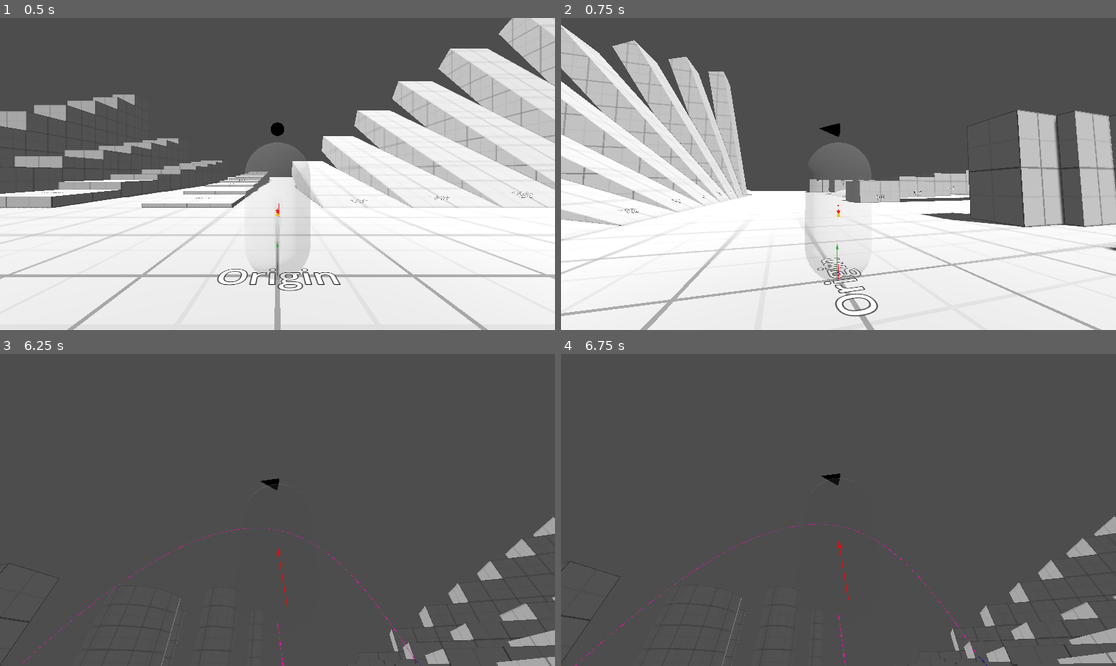
Above: before the commit, frames 1-4 (two rows, left to right).
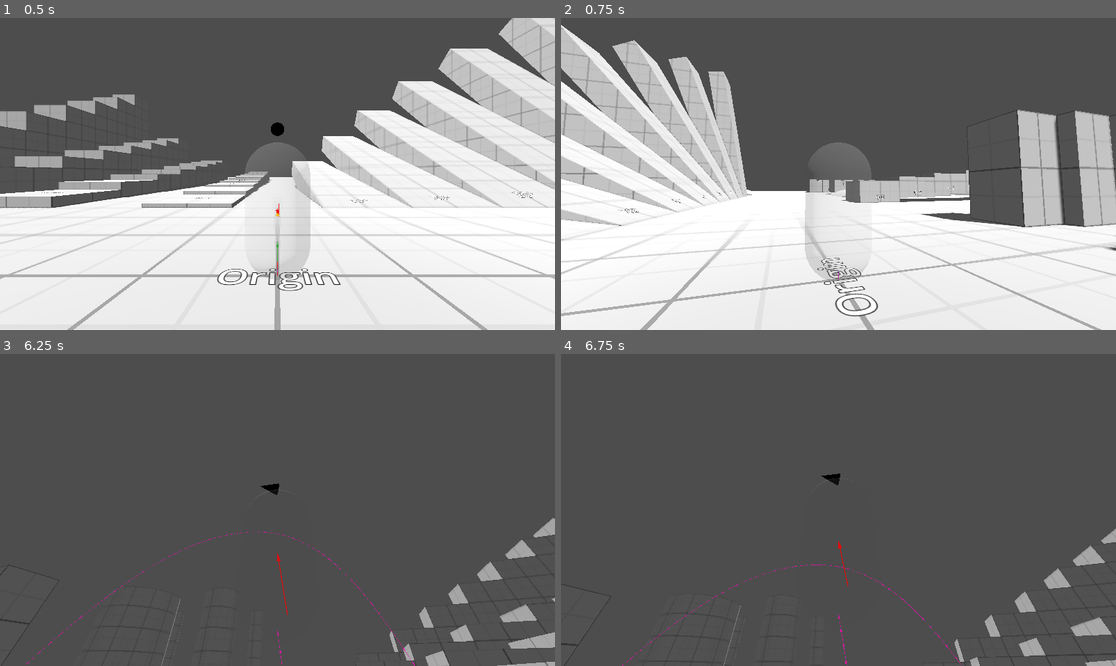
Above: after the commit, the same moments.

Repository: aylanonsense/godot-third-person
Game: Godot game, scene res://main.tscn
Same seed, same stepped clock (60 frames per second), same inputs: the game is played once before the commit and once after it.
Inputs (mouse positions are in pixels of both pictures, inside the frame that each line leads up to):
- Up to frame 1 (0.5 s): no input
- Up to frame 2 (0.75 s): tap Enter at 0.5 s; move the mouse to (866, 174) at 0.52 s; hold Q (move_camera_down) from 0.53 s (still down); tap = (frame_step) at 0.6 s
- Up to frame 3 (6.25 s): tap Space (jump) at 0.77, 1.25, 1.52, 2.75, 3.02, 3.77, 4.52, 6.02 s; move the mouse to (249, 510) at 1.27 s; release Q (move_camera_down) at 1.28 s; hold S (move_backward) 1.28-2.03 s; tap Q (move_camera_down) at 1.35 s; tap W (move_camera_forward) at 1.55 s; tap Enter at 2, 3.5 s; move the mouse to (288, 503) at 2.02 s; hold W (move_camera_forward) 2.03-2.78 s; tap A (move_camera_left) at 2.3, 2.85 s; move the mouse to (271, 516) at 2.77 s; tap D (move_camera_right) at 3.05 s; move the mouse to (316, 513) at 3.52 s; hold D (move_camera_right) 3.53-4.28 s; hold S (move_backward) 3.53-5.78 s; tap E (move_camera_up) at 3.8, 4.35 s; tap P (pause) at 4.15 s; move the mouse to (233, 506) at 4.27 s; tap Alt (slow_camera_down) at 4.55 s; move the mouse to (283, 510) at 5.02 s; hold Alt (slow_camera_down) 5.03-5.78 s; tap Shift (speed_camera_up) at 5.3, 5.85 s; move the mouse to (255, 503) at 5.77 s; tap Tab (toggle_free_look_camera) at 6.05 s
- Up to frame 4 (6.75 s): tap Space (jump) at 6.5 s; move the mouse to (866, 510) at 6.52 s; tap Tab (toggle_free_look_camera) at 6.6 s

Frame 1 is identical in both runs. In frame 2, 0.1% of the frame differs, in the area x 46-51%, y 33-84%; in frame 3, 1.1%; in frame 4, 3.1%, in the area x 0-100%, y 51-100%.

Commit message:
Reorganizing project files

Diff:
--- a/free_look_camera_switcher.gd
+++ /dev/null
@@ -1,21 +0,0 @@
-class_name FreeLookCameraSwitcher
-extends Node
-
-
-@export var player_character: PlayerCharacter
-@export var free_look_camera: FreeLookCamera
-@export var pause_on_toggle_free_look_on := false
-@export var unpause_on_toggle_free_look_off := false
-
-
-func _process(_delta: float) -> void:
-	if Input.is_action_just_pressed("toggle_free_look_camera"):
-		if not free_look_camera.current:
-			free_look_camera.make_current()
-			free_look_camera.global_transform = player_character.camera.global_transform
-			if pause_on_toggle_free_look_on:
-				get_tree().paused = true
-		else:
-			player_character.camera.make_current()
-			if unpause_on_toggle_free_look_off:
-				get_tree().paused = false
--- a/free_look_camera_switcher.tscn
+++ /dev/null
@@ -1,7 +0,0 @@
-[gd_scene load_steps=2 format=3 uid="uid://c7bi0pgsgd4we"]
-
-[ext_resource type="Script" path="res://free_look_camera_switcher.gd" id="1_5666v"]
-
-[node name="FreeLookCameraSwitcher" type="Node"]
-process_mode = 3
-script = ExtResource("1_5666v")
--- a/main.tscn
+++ b/main.tscn
@@ -1,7 +1,11 @@
-[gd_scene load_steps=2 format=3 uid="uid://cm50077b4idx8"]
+[gd_scene load_steps=3 format=3 uid="uid://cm50077b4idx8"]
 
 [ext_resource type="PackedScene" uid="uid://dau1hjriwgqw2" path="res://world.tscn" id="1_xwfw3"]
+[ext_resource type="PackedScene" uid="uid://ds8d0xv78tht6" path="res://utils/free_look_camera/free_look_camera.tscn" id="2_fvuf8"]
 
 [node name="Main" type="Node"]
 
 [node name="World" parent="." instance=ExtResource("1_xwfw3")]
+
+[node name="FreeLookCamera" parent="." instance=ExtResource("2_fvuf8")]
+transform = Transform3D(1, 0, 0, 0, 1, 0, 0, 0, 1, 0, 1, 0)
--- a/player_character.tscn
+++ b/player_character/player_character.tscn
@@ -1,7 +1,7 @@
 [gd_scene load_steps=6 format=3 uid="uid://csxholeufkeh5"]
 
-[ext_resource type="Script" path="res://player_character.gd" id="1_ksgeo"]
-[ext_resource type="Script" path="res://utils/surface_edge_ray_cast.gd" id="2_lxs2o"]
+[ext_resource type="Script" path="res://player_character/player_character.gd" id="1_ksgeo"]
+[ext_resource type="Script" path="res://player_character/surface_edge_ray_cast.gd" id="2_lxs2o"]
 
 [sub_resource type="CapsuleShape3D" id="CapsuleShape3D_srpk8"]
 radius = 0.24
--- a/project.godot
+++ b/project.godot
@@ -16,10 +16,10 @@
 
 [autoload]
 
-DebugArrowDrawer="*res://utils/debug_arrow_drawer.tscn"
-Quitter="*res://utils/quitter.tscn"
-MouseLockManager="*res://utils/mouse_lock_manager.tscn"
-FrameByFrameManager="*res://utils/frame_by_frame_manager.tscn"
+DebugArrowDrawer="*res://utils/debug_arrow/debug_arrow_drawer.tscn"
+Quitter="*res://utils/quitter/quitter.tscn"
+MouseLockManager="*res://utils/mouse_lock_manager/mouse_lock_manager.tscn"
+FrameStepper="*res://utils/frame_stepper/frame_stepper.tscn"
 
 [debug]
 
--- a/test_grid.tres
+++ b/test_geometry/test_geometry.tres
@@ -1,6 +1,6 @@
 [gd_resource type="StandardMaterial3D" load_steps=2 format=3 uid="uid://bhhdcyyq7wud8"]
 
-[ext_resource type="Texture2D" uid="uid://bx38ceytdk17d" path="res://test_grid.png" id="1_jt3ew"]
+[ext_resource type="Texture2D" uid="uid://bx38ceytdk17d" path="res://test_geometry/test_geometry.png" id="1_jt3ew"]
 
 [resource]
 albedo_texture = ExtResource("1_jt3ew")
--- a/test_geometry.tscn
+++ b/test_geometry/test_geometry.tscn
@@ -1,6 +1,6 @@
 [gd_scene load_steps=2 format=3 uid="uid://s2ctfk2kgp7b"]
 
-[ext_resource type="Material" uid="uid://bhhdcyyq7wud8" path="res://test_grid.tres" id="1_7tch0"]
+[ext_resource type="Material" uid="uid://bhhdcyyq7wud8" path="res://test_geometry/test_geometry.tres" id="1_7tch0"]
 
 [node name="TestGeometry" type="Node3D"]
 
--- a/utils/debug_arrow.tscn
+++ b/utils/debug_arrow/debug_arrow.tscn
@@ -1,6 +1,6 @@
 [gd_scene load_steps=5 format=3 uid="uid://fng2vq7q685f"]
 
-[ext_resource type="Script" path="res://utils/debug_arrow.gd" id="1_wj0un"]
+[ext_resource type="Script" path="res://utils/debug_arrow/debug_arrow.gd" id="1_wj0un"]
 
 [sub_resource type="StandardMaterial3D" id="StandardMaterial3D_7vcb2"]
 resource_local_to_scene = true
--- /dev/null
+++ b/utils/debug_arrow/debug_arrow_drawer.tscn
@@ -0,0 +1,8 @@
+[gd_scene load_steps=3 format=3 uid="uid://dt6ju3gb68feb"]
+
+[ext_resource type="Script" path="res://utils/debug_arrow/debug_arrow_drawer.gd" id="1_d0exs"]
+[ext_resource type="PackedScene" uid="uid://fng2vq7q685f" path="res://utils/debug_arrow/debug_arrow.tscn" id="2_3yh80"]
+
+[node name="DebugArrowDrawer" type="Node"]
+script = ExtResource("1_d0exs")
+debug_arrow_scene = ExtResource("2_3yh80")
--- a/utils/debug_arrow_drawer.tscn
+++ /dev/null
@@ -1,8 +0,0 @@
-[gd_scene load_steps=3 format=3 uid="uid://dt6ju3gb68feb"]
-
-[ext_resource type="Script" path="res://utils/debug_arrow_drawer.gd" id="1_d0exs"]
-[ext_resource type="PackedScene" uid="uid://fng2vq7q685f" path="res://utils/debug_arrow.tscn" id="2_3yh80"]
-
-[node name="DebugArrowDrawer" type="Node"]
-script = ExtResource("1_d0exs")
-debug_arrow_scene = ExtResource("2_3yh80")
--- a/utils/frame_by_frame_manager.gd
+++ /dev/null
@@ -1,24 +0,0 @@
-# Autoloaded as FrameByFrameManager
-extends Node
-
-
-var _is_advancing_one_physics_tick := false
-var _has_advanced_one_physics_tick := false
-
-
-func _process(_delta: float) -> void:
-	if Input.is_action_just_pressed("pause"):
-		get_tree().paused = not get_tree().paused
-	elif Input.is_action_just_pressed("frame_step"):
-		_is_advancing_one_physics_tick = true
-		_has_advanced_one_physics_tick = false
-		get_tree().paused = false
-	elif _is_advancing_one_physics_tick and _has_advanced_one_physics_tick:
-		_is_advancing_one_physics_tick = false
-		_has_advanced_one_physics_tick = false
-		get_tree().paused = true
-
-
-func _physics_process(_delta: float) -> void:
-	if not get_tree().paused:
-		_has_advanced_one_physics_tick = true
--- a/utils/frame_by_frame_manager.tscn
+++ /dev/null
@@ -1,7 +0,0 @@
-[gd_scene load_steps=2 format=3 uid="uid://i4css5475vxy"]
-
-[ext_resource type="Script" path="res://utils/frame_by_frame_manager.gd" id="1_8q1ju"]
-
-[node name="FrameByFrameManager" type="Node"]
-process_mode = 3
-script = ExtResource("1_8q1ju")
--- /dev/null
+++ b/utils/frame_stepper/frame_stepper.gd
@@ -0,0 +1,30 @@
+# Autoloaded as FrameStepper
+extends Node
+
+
+var is_stepping_frame_by_frame := false:
+	get(): return is_stepping_frame_by_frame
+var _has_stepped_forward_one_frame := false
+
+
+func _process(_delta: float) -> void:
+	# Toggle pause
+	if Input.is_action_just_pressed("pause"):
+		get_tree().paused = not get_tree().paused
+	# Step one frame forward
+	elif Input.is_action_just_pressed("frame_step"):
+		is_stepping_frame_by_frame = true
+		_has_stepped_forward_one_frame = false
+		get_tree().paused = false
+
+
+func _physics_process(_delta: float) -> void:
+	if is_stepping_frame_by_frame and not get_tree().paused:
+		# Let one physics tick pass so that everything can update
+		if not _has_stepped_forward_one_frame:
+			_has_stepped_forward_one_frame = true
+		# Then pause again at the start of the next physics tick
+		else:
+			is_stepping_frame_by_frame = false
+			_has_stepped_forward_one_frame = false
+			get_tree().paused = true
--- /dev/null
+++ b/utils/frame_stepper/frame_stepper.tscn
@@ -0,0 +1,7 @@
+[gd_scene load_steps=2 format=3 uid="uid://i4css5475vxy"]
+
+[ext_resource type="Script" path="res://utils/frame_stepper/frame_stepper.gd" id="1_8q1ju"]
+
+[node name="FrameStepper" type="Node"]
+process_mode = 3
+script = ExtResource("1_8q1ju")
--- a/utils/free_look_camera.gd
+++ /dev/null
@@ -1,51 +0,0 @@
-class_name FreeLookCamera
-extends Camera3D
-
-
-const SLOW_MOVE_SPEED := 0.875
-const NORMAL_MOVE_SPEED := 2.5
-const FAST_MOVE_SPEED := 7.5
-
-@export var move_speed := 1.0
-@export var mouse_look_sensitivity := 1.0
-
-
-func _input(event: InputEvent) -> void:
-	# Look with the mouse
-	if event is InputEventMouseMotion and Input.mouse_mode == Input.MOUSE_MODE_CAPTURED and current:
-		var look_change := Vector2(event.relative.x, -event.relative.y) * mouse_look_sensitivity
-		rotation_degrees = Vector3(
-			clampf(rotation_degrees.x + look_change.y, -90.0, 90.0),
-			rotation_degrees.y - look_change.x,
-			0.0
-		)
-
-
-func _process(delta: float) -> void:
-	if not current:
-		return
-	# Figure out 3D camera move input
-	var camera_move_input := Vector3.ZERO
-	if Input.is_action_pressed("move_camera_forward"):
-		camera_move_input += Vector3.FORWARD
-	if Input.is_action_pressed("move_camera_backward"):
-		camera_move_input += Vector3.BACK
-	if Input.is_action_pressed("move_camera_left"):
-		camera_move_input += Vector3.LEFT
-	if Input.is_action_pressed("move_camera_right"):
-		camera_move_input += Vector3.RIGHT
-	if Input.is_action_pressed("move_camera_up"):
-		camera_move_input += Vector3.UP
-	if Input.is_action_pressed("move_camera_down"):
-		camera_move_input += Vector3.DOWN
-	camera_move_input = camera_move_input.normalized()
-	# Figure out move speed
-	var modified_move_speed := move_speed
-	if Input.is_action_pressed("speed_camera_up") and not Input.is_action_pressed("slow_camera_down"):
-		modified_move_speed *= FAST_MOVE_SPEED
-	elif Input.is_action_pressed("slow_camera_down") and not Input.is_action_pressed("speed_camera_up"):
-		modified_move_speed *= SLOW_MOVE_SPEED
-	else:
-		modified_move_speed *= NORMAL_MOVE_SPEED
-	# Move the camera
-	translate(modified_move_speed * camera_move_input * delta)
--- /dev/null
+++ b/utils/free_look_camera/free_look_camera.gd
@@ -0,0 +1,89 @@
+class_name FreeLookCamera
+extends Camera3D
+
+
+const SLOW_MOVE_SPEED := 0.25
+const NORMAL_MOVE_SPEED := 2.5
+const FAST_MOVE_SPEED := 10.0
+
+static var instance: FreeLookCamera
+
+@export var move_speed := 1.0
+@export var mouse_look_sensitivity := 1.0
+@export var pause_on_enter_free_look := true
+@export var unpause_on_exit_free_look := true
+
+var _previous_camera: Camera3D
+var _previous_mouse_mode: Input.MouseMode
+var _was_paused: bool
+
+
+func _enter_tree() -> void:
+	instance = self
+
+
+func _exit_tree() -> void:
+	if instance == self:
+		instance = null
+
+
+func _ready() -> void:
+	_previous_mouse_mode = Input.mouse_mode
+	_was_paused = get_tree().paused
+
+
+func _input(event: InputEvent) -> void:
+	# If this isn't the current camera or the mouse isn't captured, don't bother with mouse look
+	if not current or Input.mouse_mode != Input.MOUSE_MODE_CAPTURED:
+		return
+	# Look with the mouse
+	if event is InputEventMouseMotion and current:
+		var look_change := Vector2(event.relative.x, -event.relative.y) * mouse_look_sensitivity
+		rotation_degrees = Vector3(
+			clampf(rotation_degrees.x + look_change.y, -90.0, 90.0),
+			rotation_degrees.y - look_change.x,
+			0.0)
+
+
+func _process(delta: float) -> void:
+	# Toggle free look
+	if Input.is_action_just_pressed("toggle_free_look_camera"):
+		# Make this the current camera
+		if not current:
+			_previous_camera = get_viewport().get_camera_3d()
+			_previous_mouse_mode = Input.mouse_mode
+			_was_paused = get_tree().paused
+			if _previous_camera:
+				global_transform = _previous_camera.global_transform
+			make_current()
+			Input.mouse_mode = Input.MOUSE_MODE_CAPTURED
+			if pause_on_enter_free_look:
+				get_tree().paused = true
+		# Return to the previous camera
+		else:
+			if _previous_camera:
+				_previous_camera.make_current()
+			else:
+				clear_current(true)
+			if unpause_on_exit_free_look and not _was_paused:
+				get_tree().paused = false
+			Input.mouse_mode = _previous_mouse_mode
+	# If this isn't the current camera, don't bother moving it
+	if not current:
+		return
+	# Calculate move direction
+	var move_direction := Vector3(
+		Input.get_axis("move_camera_left", "move_camera_right"),
+		Input.get_axis("move_camera_down", "move_camera_up"),
+		Input.get_axis("move_camera_forward", "move_camera_backward")).normalized()
+	# Calculate move speed
+	var camera_speed_input := Input.get_axis("slow_camera_down", "speed_camera_up")
+	var move_speed_multiplier: float
+	if camera_speed_input > 0.0:
+		move_speed_multiplier = lerpf(NORMAL_MOVE_SPEED, FAST_MOVE_SPEED, camera_speed_input)
+	elif camera_speed_input < 0.0:
+		move_speed_multiplier = lerpf(NORMAL_MOVE_SPEED, SLOW_MOVE_SPEED, -camera_speed_input)
+	else:
+		move_speed_multiplier = NORMAL_MOVE_SPEED
+	# Move the camera
+	translate(move_speed_multiplier * move_speed * move_direction * delta)
--- a/utils/free_look_camera.tscn
+++ b/utils/free_look_camera/free_look_camera.tscn
@@ -1,6 +1,6 @@
 [gd_scene load_steps=2 format=3 uid="uid://ds8d0xv78tht6"]
 
-[ext_resource type="Script" path="res://utils/free_look_camera.gd" id="1_cduk0"]
+[ext_resource type="Script" path="res://utils/free_look_camera/free_look_camera.gd" id="1_cduk0"]
 
 [node name="FreeLookCamera" type="Camera3D"]
 process_mode = 3
--- a/utils/mouse_lock_manager.tscn
+++ b/utils/mouse_lock_manager/mouse_lock_manager.tscn
@@ -1,6 +1,6 @@
 [gd_scene load_steps=2 format=3 uid="uid://bycgeajja2sd0"]
 
-[ext_resource type="Script" path="res://utils/mouse_lock_manager.gd" id="1_pll26"]
+[ext_resource type="Script" path="res://utils/mouse_lock_manager/mouse_lock_manager.gd" id="1_pll26"]
 
 [node name="MouseLockManager" type="Node"]
 process_mode = 3
--- a/utils/quitter.tscn
+++ b/utils/quitter/quitter.tscn
@@ -1,6 +1,6 @@
 [gd_scene load_steps=2 format=3 uid="uid://dfx4g2fvgg7xh"]
 
-[ext_resource type="Script" path="res://utils/quitter.gd" id="1_vklgt"]
+[ext_resource type="Script" path="res://utils/quitter/quitter.gd" id="1_vklgt"]
 
 [node name="Quitter" type="Node"]
 process_mode = 3
--- a/world.tscn
+++ b/world.tscn
@@ -1,9 +1,7 @@
-[gd_scene load_steps=8 format=3 uid="uid://dau1hjriwgqw2"]
+[gd_scene load_steps=6 format=3 uid="uid://dau1hjriwgqw2"]
 
-[ext_resource type="PackedScene" uid="uid://ds8d0xv78tht6" path="res://utils/free_look_camera.tscn" id="2_a8ua5"]
-[ext_resource type="PackedScene" uid="uid://csxholeufkeh5" path="res://player_character.tscn" id="2_at347"]
-[ext_resource type="PackedScene" uid="uid://s2ctfk2kgp7b" path="res://test_geometry.tscn" id="2_jp6cj"]
-[ext_resource type="PackedScene" uid="uid://c7bi0pgsgd4we" path="res://free_look_camera_switcher.tscn" id="4_8a8xu"]
+[ext_resource type="PackedScene" uid="uid://csxholeufkeh5" path="res://player_character/player_character.tscn" id="2_at347"]
+[ext_resource type="PackedScene" uid="uid://s2ctfk2kgp7b" path="res://test_geometry/test_geometry.tscn" id="2_jp6cj"]
 
 [sub_resource type="ProceduralSkyMaterial" id="ProceduralSkyMaterial_s5f6h"]
 sky_horizon_color = Color(0.64625, 0.65575, 0.67075, 1)
@@ -29,11 +27,3 @@
 [node name="TestGeometry" parent="." instance=ExtResource("2_jp6cj")]
 
 [node name="PlayerCharacter" parent="." instance=ExtResource("2_at347")]
-
-[node name="FreeLookCamera" parent="." instance=ExtResource("2_a8ua5")]
-transform = Transform3D(1, 0, 0, 0, 1, 0, 0, 0, 1, 0, 1, 0)
-
-[node name="FreeLookCameraSwitcher" parent="." node_paths=PackedStringArray("player_character", "free_look_camera") instance=ExtResource("4_8a8xu")]
-player_character = NodePath("../PlayerCharacter")
-free_look_camera = NodePath("../FreeLookCamera")
-pause_on_toggle_free_look_on = true
Renamed: player_character.gd -> player_character/player_character.gd
Renamed: utils/surface_edge_ray_cast.gd -> player_character/surface_edge_ray_cast.gd
Renamed: test_grid.png -> test_geometry/test_geometry.png
Not shown, changed: test_geometry/test_geometry.png.import
Renamed: utils/debug_arrow.gd -> utils/debug_arrow/debug_arrow.gd
Renamed: utils/debug_arrow_drawer.gd -> utils/debug_arrow/debug_arrow_drawer.gd
Renamed: utils/mouse_lock_manager.gd -> utils/mouse_lock_manager/mouse_lock_manager.gd
Renamed: utils/quitter.gd -> utils/quitter/quitter.gd
